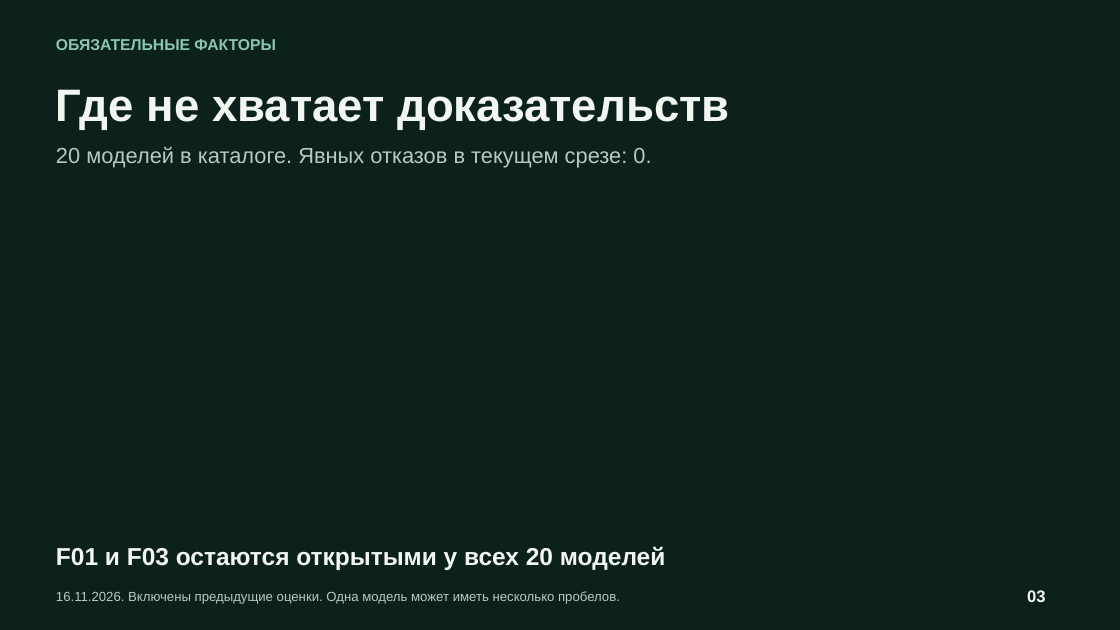
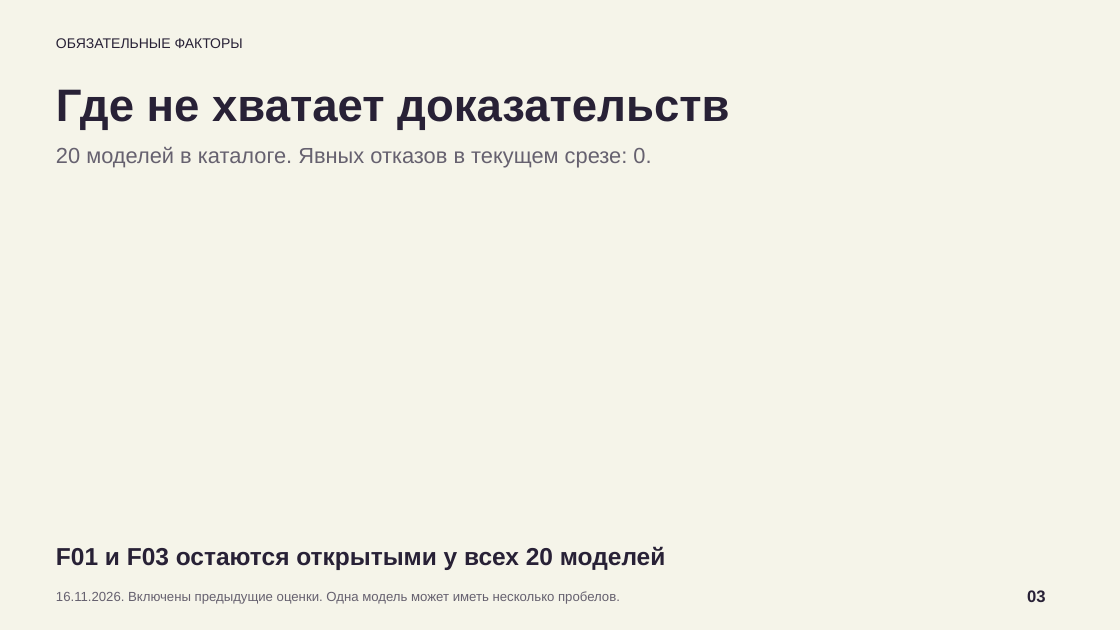
Before and after one commit to bcmle/test_ai_builder, a slide deck: slide 3 of presentation/AI-Builder-CEO.pptx. Drawn at 1120x630 pixels with LibreOffice and Linux fonts; fonts in the diff are those of the drawing. Boxes give left, top, right and bottom in pixels: in the first picture for what was removed or moved away, otherwise in the second. Text is boxed around its words. In the diff, an @@ line names an element or a change of style, - is before the commit and + after.

Commit message:
design: restyle CEO deck after The Pitch

```diff
--- a/presentation/AI-Builder-CEO.pptx
+++ b/presentation/AI-Builder-CEO.pptx
@@ background #0C211C to #F5F4E9 @@
@@ text "ОБЯЗАТЕЛЬНЫЕ ФАКТОРЫ" at box(56, 38, 243, 48): size 13.5 to 12 pt, text colour #8BC6AC to #282136, bold off @@
@@ text "20 моделей в каталоге. Явных ..." at box(56, 147, 651, 168): text colour #B5CBBE to #66616F @@
@@ text "16.11.2026. Включены предыдущие оценки. Одна ..." at box(56, 591, 620, 604): text colour #B5CBBE to #66616F @@
@@ text colour #F1F6F0 to #282136 in 3 elements at box(56, 89, 729, 130), box(56, 546, 666, 570), box(1027, 590, 1046, 602) @@
```
Also in this commit, not shown: 6 other slides changed, 10 other files.
